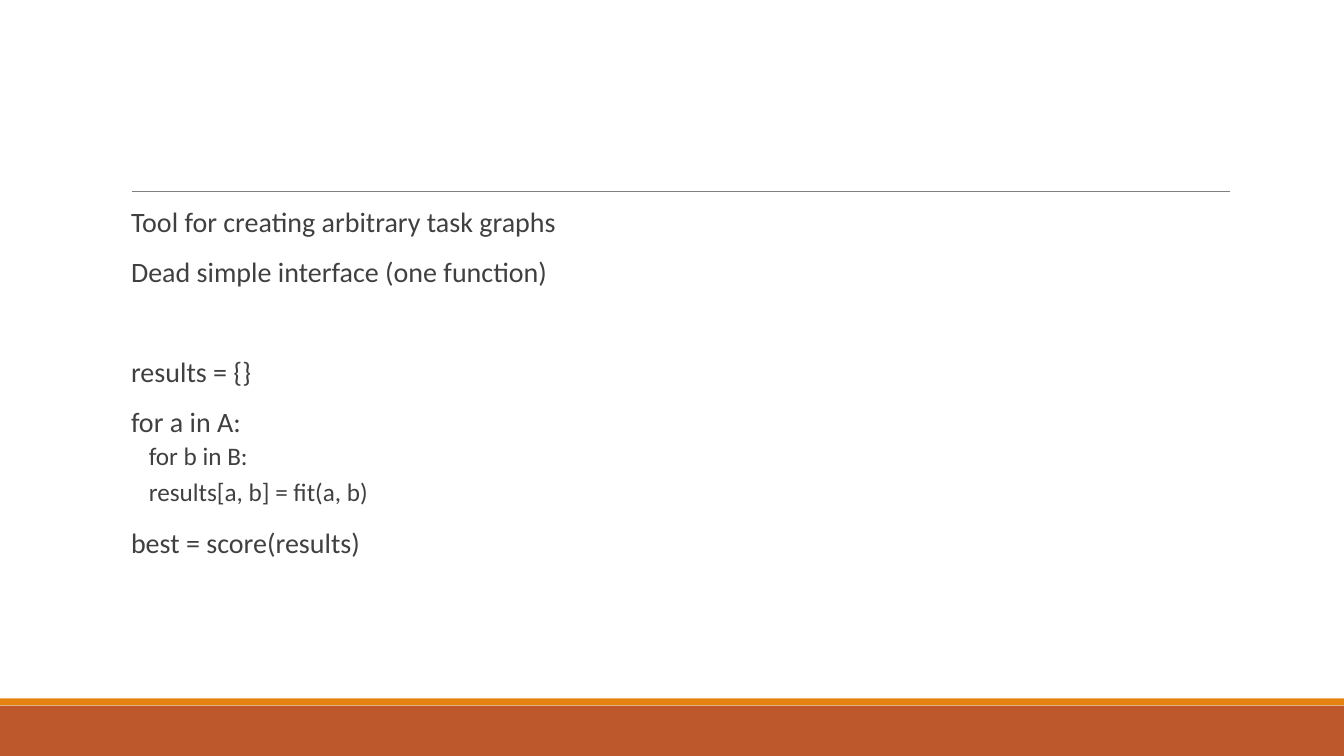
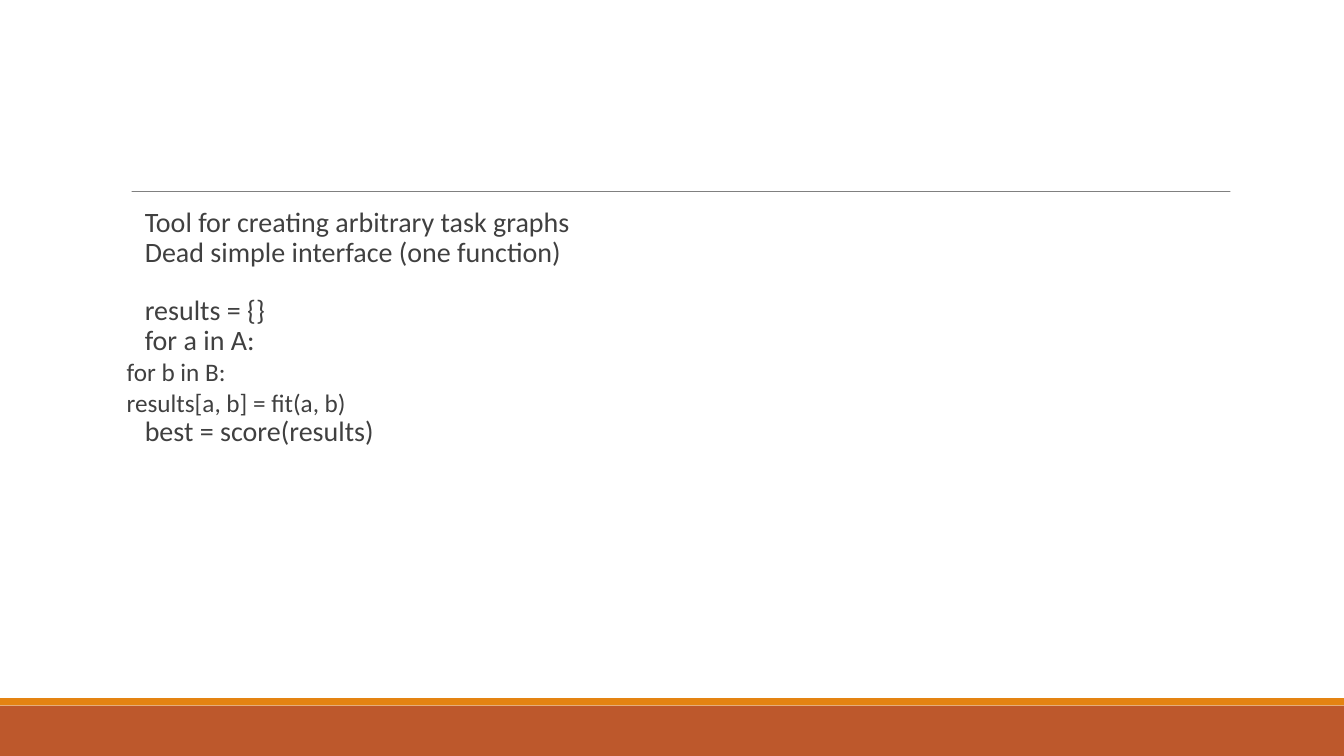
Before and after one commit to abhijeetmote/Dask_Introduction, a slide deck: slide 13 of Dask.pptx. Drawn at 1344x756 pixels with LibreOffice and Linux fonts; fonts in the diff are those of the drawing. Boxes give left, top, right and bottom in pixels: in the first picture for what was removed or moved away, otherwise in the second. Text is boxed around its words. In the diff, an @@ line names an element or a change of style, - is before the commit and + after.

```diff
--- a/Dask.pptx
+++ b/Dask.pptx
@@ text "Tool for creating arbitrary task ..." at box(127, 212, 569, 445): indent changed; less space between paragraphs; list level 2 to 1 in "for b in B:"; line spacing 0.9 to 1; list level 2 to 1 in "results[a, b] = fit(a, b)" @@
```
Also in this commit, not shown: 18 other slides changed.
